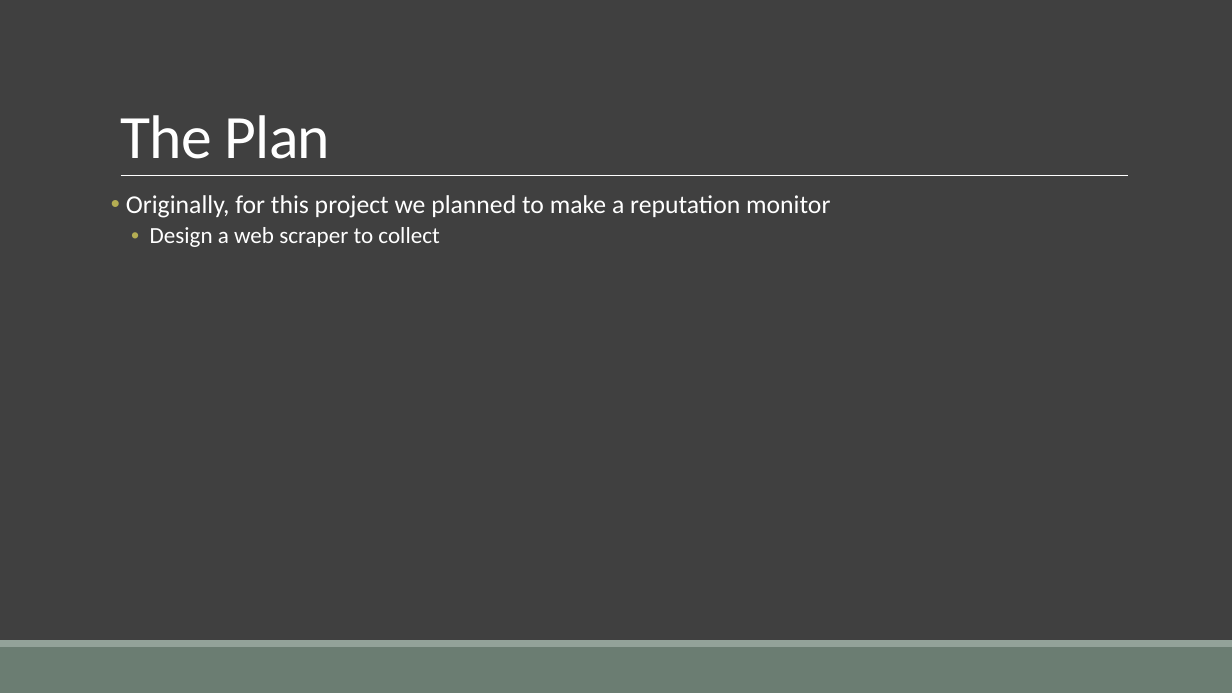
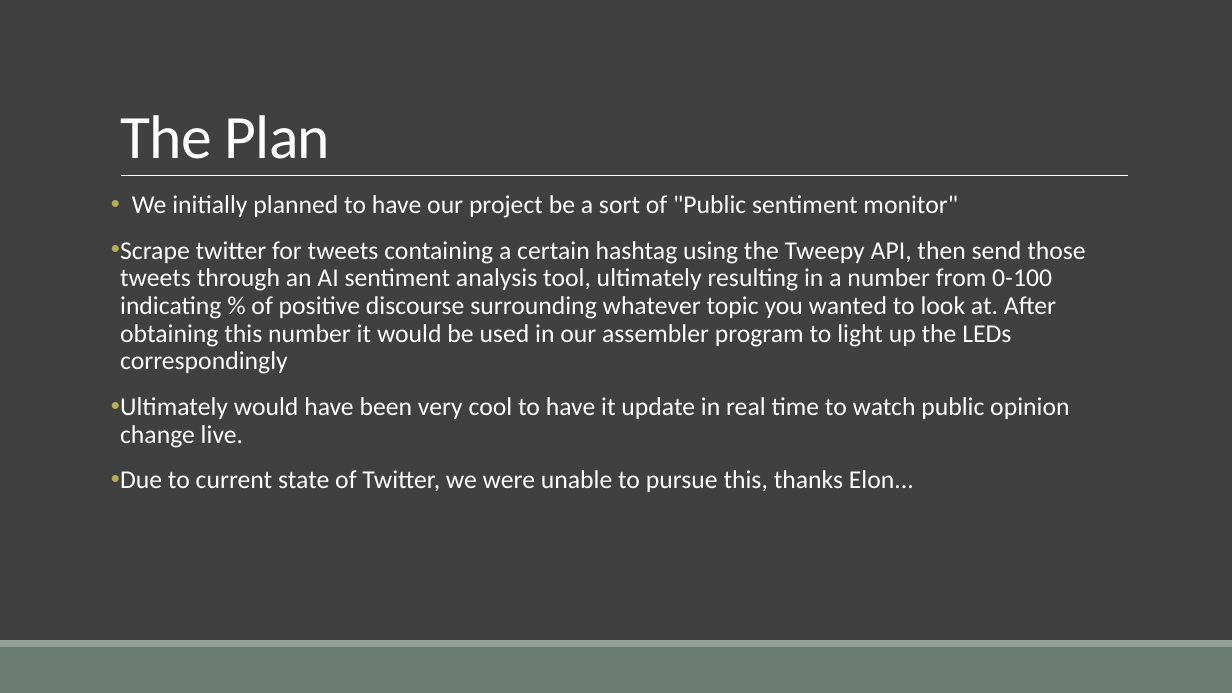
Before and after one commit to wesost/ASM-Final-Project, a slide deck: slide 2 of documentation/Presentation.pptx. Drawn at 1232x693 pixels with LibreOffice and Linux fonts; fonts in the diff are those of the drawing. Boxes give left, top, right and bottom in pixels: in the first picture for what was removed or moved away, otherwise in the second. Text is boxed around its words. In the diff, an @@ line names an element or a change of style, - is before the commit and + after.

```diff
--- a/documentation/Presentation.pptx
+++ b/documentation/Presentation.pptx
@@ text at bbox=[120, 195, 1085, 492]: text changed @@
-• Originally, for this project we planned to make a reputation monitor
-  • Design a web scraper to collect
+• We initially planned to have our project be a sort of "Public sentiment monitor"
+• Scrape twitter for tweets containing a certain hashtag using the Tweepy API, then send those tweets through an AI sentiment analysis tool, ultimately resulting in a number from 0-100 indicating % of positive discourse surrounding whatever topic you wanted to look at. After obtaining this number it would be used in our assembler program to light up the LEDs correspondingly
+• Ultimately would have been very cool to have it update in real time to watch public opinion change live.
+• Due to current state of Twitter, we were unable to pursue this, thanks Elon...
```
Also in this commit, not shown: 1 other slide changed.
